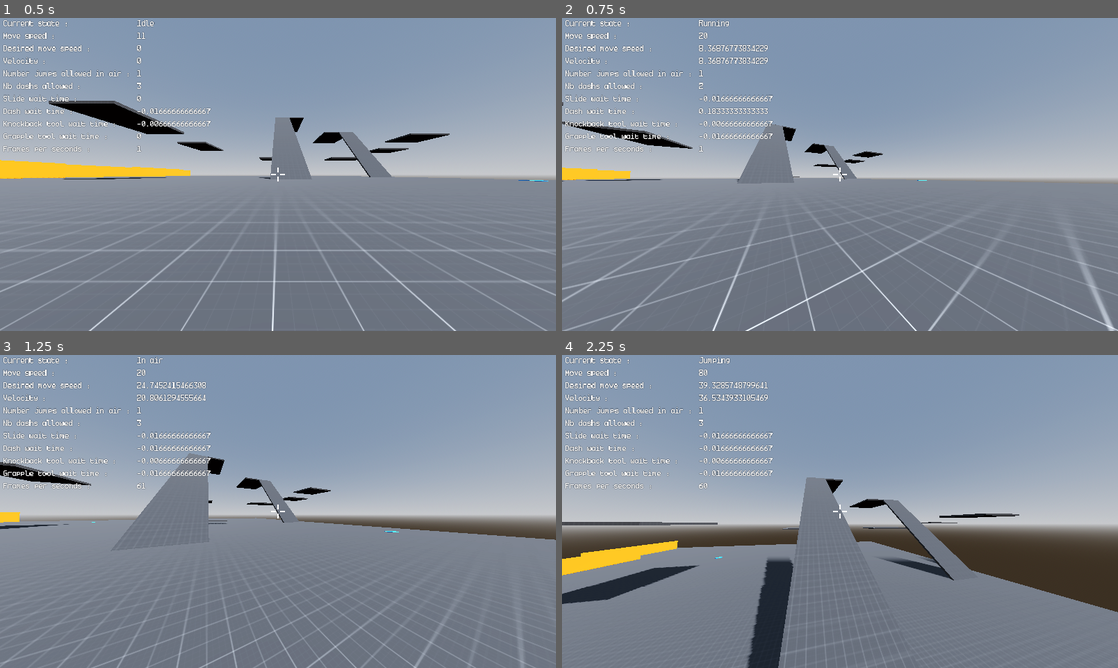
Above: before the commit, frames 1-4 (two rows, left to right).
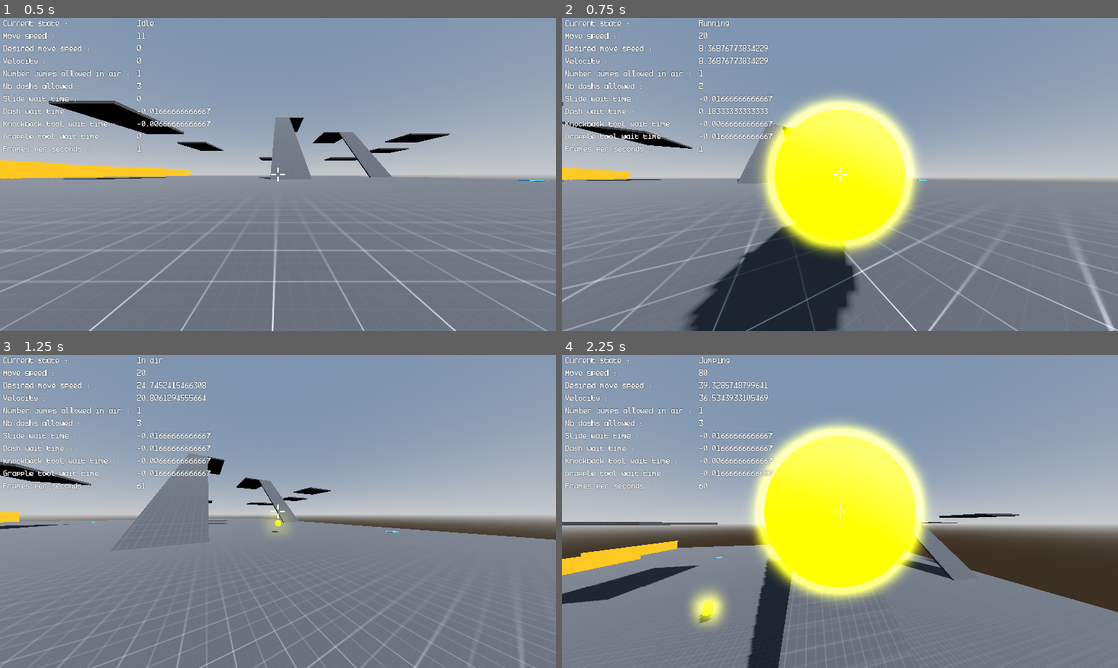
Above: after the commit, the same moments.

Repository: ayoubachak/sticky-man
Game: Godot game, scene res://Scenes/TemplateMapScene.tscn
Two runs of this game, one before a commit and one after it. Both use one fixed random seed, a clock stepped at 60 frames per second and the inputs below. The engine's default icon, where the game draws it, is replaced by a stand-in: a white triangle on a blue panel in a dark square.
Inputs (mouse positions are in pixels of both pictures, inside the frame that each line leads up to):
- Up to frame 1 (0.5 s): no input
- Up to frame 2 (0.75 s): tap Enter at 0.5 s; move the mouse to (867, 174) at 0.52 s; hold W (moveForward) from 0.53 s (still down); tap Ctrl (dash) at 0.6 s; click (867, 174) at 0.67 s
- Up to frame 3 (1.25 s): keep holding W (moveForward); tap Space (jump) at 0.77 s
- Up to frame 4 (2.25 s): keep holding W (moveForward); move the mouse to (812, 511) at 1.27 s; right-click (812, 511) at 1.35 s; click (812, 511) at 1.42 s; tap Space (jump) at 1.52 s; move the mouse to (851, 505) at 2.02 s; tap Shift (run) at 2.1 s; click (851, 505) at 2.17 s

Frame 1 is identical in both runs. In frame 2, 18% of the frame differs, in the area x 22-65%, y 24-100%; in frame 3, 0.2%; in frame 4, 15%.

Commit message:
Refactor bullet shooting logic; simplify bullet spawn position calculation and apply camera transform for accurate direction.

Diff:
--- a/Scripts/PlayerCharacter/PlayerCharacterScript.gd
+++ b/Scripts/PlayerCharacter/PlayerCharacterScript.gd
@@ -768,32 +768,16 @@
 
 func shoot():
 	var b = bullet_scene.instantiate()
-
-	# Add debug to verify we're using the right scene
 	print("Creating bullet from: ", bullet_scene.resource_path)
 
-	# Use the player's actual position as the base for spawning
-	# We'll use a point in front of the player where the camera is looking
-
-	# Get the camera's forward direction
-	var shoot_direction = -camera3d.global_transform.basis.z.normalized()
-
-	# Create the bullet at the player's position plus an offset in the shooting direction
-	# This keeps it attached to the player but positioned forward enough to avoid collision
-	var spawn_position = global_position + Vector3(0, 1.5, 0) + (shoot_direction * 1.5)
-
-	# Debug logs
-	print("Player position: ", global_position)
-	print("Shoot direction: ", shoot_direction)
-	print("Bullet spawn position: ", spawn_position)
-
-	# Set bullet position to spawn position
-	b.global_position = spawn_position
-
-	# Keep the camera's orientation for the bullet direction (this was working well)
-	b.global_transform.basis = camera3d.global_transform.basis
+	# Calculate bullet transform based on camera
+	var bullet_transform = camera3d.global_transform
+	# Offset spawn point a bit forward
+	bullet_transform.origin += -bullet_transform.basis.z.normalized() * 2.0
+
+	# Apply full transform to the bullet
+	b.global_transform = bullet_transform
 
 	# Add bullet to scene
 	get_tree().current_scene.add_child(b)
 	print("Bullet added to scene tree. Position: ", b.global_position)
-	print("Bullet is visible: ", b.visible)
